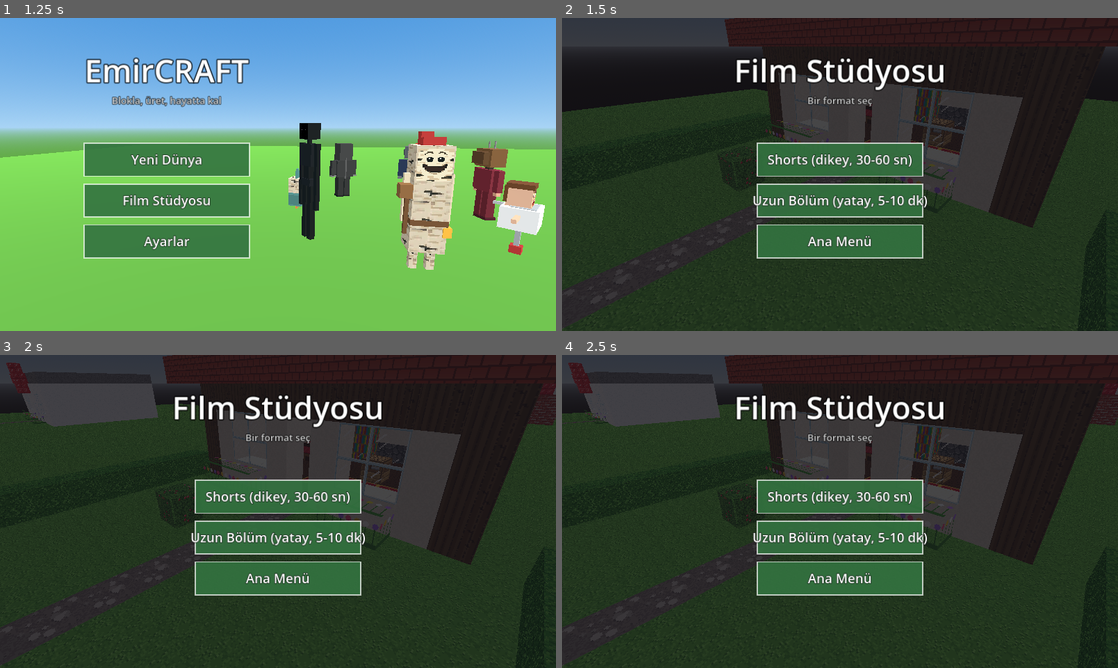
Above: before the commit, frames 1-4 (two rows, left to right).
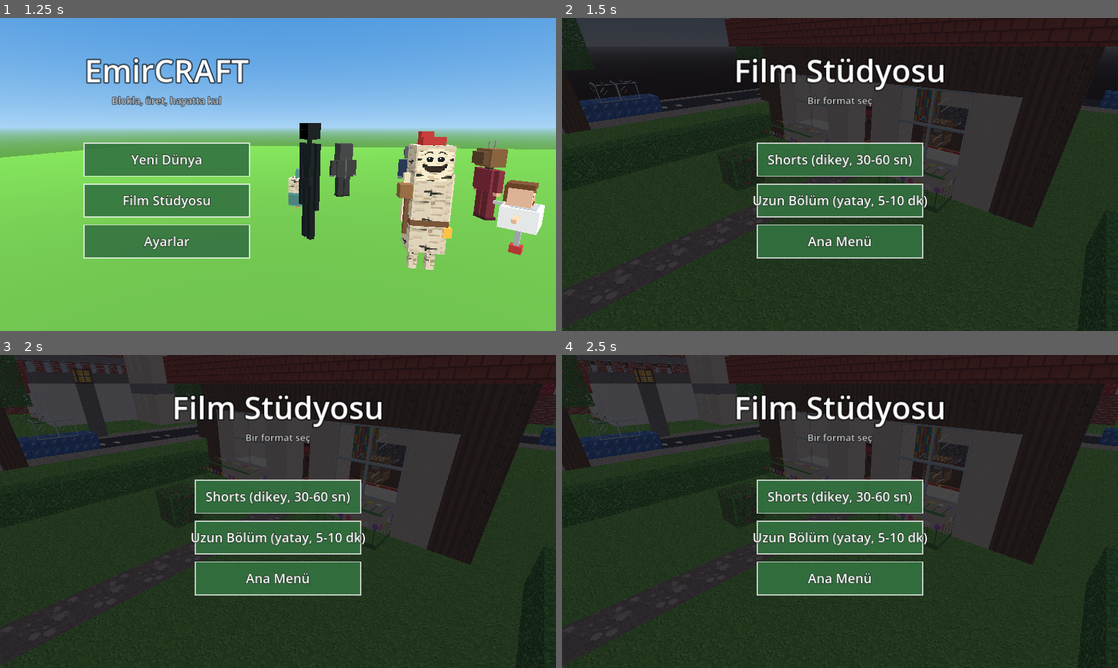
Above: after the commit, the same moments.

Repository: exposhoes/test-project
Game: Godot game, scene res://scenes/menu.tscn
Same seed, same stepped clock (60 frames per second), same inputs: the game is played once before the commit and once after it.
Inputs (mouse positions are in pixels of both pictures, inside the frame that each line leads up to):
- Up to frame 1 (1.25 s): tap Enter at 0.5 s; move the mouse to (400, 158) at 0.52 s; hold D from 0.53 s (still down); tap E at 0.6 s; click (400, 158) at 0.67 s; tap Space at 0.77 s
- Up to frame 2 (1.5 s): release D at 1.25 s; drag from (728, 190) to (812, 237) at 1.27 s
- Up to frame 3 (2 s): no input
- Up to frame 4 (2.5 s): move the mouse to (895, 442) at 2.02 s; hold D from 2.03 s (still down); tap 1 at 2.1 s

Frame 1 is identical in both runs. In frame 2, 2.9% of the frame differs, in the area x 0-100%, y 0-38%; in frame 3, 4.7%; in frame 4, 4.9%.

Commit message:
feat: setler gerçek bir şehrin içinde — caddeler, kaldırımlar, apartmanlar, dükkânlar, arabalar
Yeni bloklar: ASPHALT, ROAD_LINE, SIDEWALK, CONCRETE. Chunk üretimi parça başına gruplanmış bloklarla hızlandı.
Ekran kanıtları: production/qa/evidence/sehir_hava, sehir_cadde, sehir_ev_onu.

Task: docs/PLAN.md madde 10 (film seti)

Co-Authored-By: Claude Opus 5.5 (1M context) <noreply@anthropic.com>
Claude-Session: https://claude.ai/code/session_01KRhNwPxmVH81aTY9jHD8HA

Diff:
--- a/scripts/film/film_sets.gd
+++ b/scripts/film/film_sets.gd
@@ -15,6 +15,10 @@
 	"park": Vector3i(40, GROUND + 1, -36),
 	"saha": Vector3i(-40, GROUND + 1, -36),
 }
+## Şehrin kapladığı alan (x, z); ağaçlar bunun dışında çıkar.
+const CITY_MIN := Vector2i(-64, -56)
+const CITY_MAX := Vector2i(100, 52)
+
 ## Setlerdeki adlandırılmış noktalar (köşeye göre, blok ortası için .5).
 const POINTS := {
 	"ev": {
@@ -98,15 +102,23 @@
 }
 
 var _blocks := {}  # Vector3i -> blok id
+var _by_chunk := {}  # Vector2i (chunk) -> [[Vector3i, id], ...]; chunk üretimi hızlı olsun
 
 
 func _init() -> void:
+	_build_city()
 	_build_house(SETS["ev"])
 	_build_school(SETS["okul"])
 	_build_hospital(SETS["hastane"])
 	_build_shop(SETS["bakkal"])
 	_build_park(SETS["park"])
 	_build_field(SETS["saha"])
+	_connect_sets()
+	for pos: Vector3i in _blocks:
+		var key := Vector2i(floori(pos.x / float(Chunk.SIZE)), floori(pos.z / float(Chunk.SIZE)))
+		if not _by_chunk.has(key):
+			_by_chunk[key] = []
+		_by_chunk[key].append([pos, _blocks[pos]])
 
 
 ## Set noktasının dünya konumu: "ev.yatak" ya da doğrudan Vector3.
@@ -148,11 +160,10 @@
 							var lz := z + dz
 							if lx >= 0 and lx < Chunk.SIZE and lz >= 0 and lz < Chunk.SIZE and (dx != 0 or dz != 0 or dy == 5):
 								chunk.set_local(lx, GROUND + 1 + dy, lz, Blocks.LEAVES)
-	for pos: Vector3i in _blocks:
-		var lx := pos.x - base.x
-		var lz := pos.z - base.z
-		if lx >= 0 and lx < Chunk.SIZE and lz >= 0 and lz < Chunk.SIZE:
-			chunk.set_local(lx, pos.y, lz, _blocks[pos])
+	var key := Vector2i(floori(base.x / float(Chunk.SIZE)), floori(base.z / float(Chunk.SIZE)))
+	for entry: Array in _by_chunk.get(key, []):
+		var pos: Vector3i = entry[0]
+		chunk.set_local(pos.x - base.x, pos.y, pos.z - base.z, entry[1])
 
 
 func _tree_spot(g: Vector2i) -> bool:
@@ -161,7 +172,7 @@
 	if lx < 3 or lx > 12 or lz < 3 or lz > 12:
 		return false
 	# Setlerin ve önlerindeki yolun çevresi boş kalsın.
-	if g.x > -48 and g.x < 72 and g.y > -48 and g.y < 32:
+	if g.x > CITY_MIN.x - 8 and g.x < CITY_MAX.x + 8 and g.y > CITY_MIN.y - 8 and g.y < CITY_MAX.y + 8:
 		return false
 	return (hash(g) % 23) == 0
 
@@ -459,3 +470,180 @@
 			if not is_free(Vector3i(floori(q.x + off.x), y, floori(q.z + off.y))):
 				return false
 	return true
+
+
+# --- Şehir: setler gerçek bir mahallenin içinde dursun (yollar, kaldırımlar, apartmanlar, dükkânlar). ---
+
+const AVENUES_Z := [25, -16]   # doğu-batı caddeleri (4 şeritlik asfaltın ilk z'si)
+const STREETS_X := [-15, 28, 76]  # kuzey-güney sokakları (asfaltın ilk x'i)
+const WALLS := [Blocks.BRICKS, Blocks.PLASTER, Blocks.CONCRETE, Blocks.SNOW, Blocks.YELLOW_WALLPAPER, Blocks.BRICKS]
+const CAR_COLORS := [Blocks.TOY_BRICK_RED, Blocks.TOY_BRICK_BLUE, Blocks.TOY_BRICK_YELLOW, Blocks.SNOW]
+const Y0 := GROUND + 1
+
+
+func _build_city() -> void:
+	var o := Vector3i(0, Y0, 0)
+	# Kaldırımlar önce, asfalt üstüne; kavşaklarda asfalt kazanır.
+	for az: int in AVENUES_Z:
+		_fill(o, Vector3i(CITY_MIN.x, -1, az - 2), Vector3i(CITY_MAX.x, -1, az + 5), Blocks.SIDEWALK)
+	for sx: int in STREETS_X:
+		_fill(o, Vector3i(sx - 2, -1, CITY_MIN.y), Vector3i(sx + 5, -1, CITY_MAX.y), Blocks.SIDEWALK)
+	for az: int in AVENUES_Z:
+		_fill(o, Vector3i(CITY_MIN.x, -1, az), Vector3i(CITY_MAX.x, -1, az + 3), Blocks.ASPHALT)
+		for x in range(CITY_MIN.x, CITY_MAX.x + 1):
+			if posmod(x, 4) < 2 and not _near_street(x):
+				_put(o + Vector3i(x, -1, az + 2), Blocks.ROAD_LINE)
+	for sx: int in STREETS_X:
+		_fill(o, Vector3i(sx, -1, CITY_MIN.y), Vector3i(sx + 3, -1, CITY_MAX.y), Blocks.ASPHALT)
+		for z in range(CITY_MIN.y, CITY_MAX.y + 1):
+			if posmod(z, 4) < 2 and not _near_avenue(z):
+				_put(o + Vector3i(sx + 2, -1, z), Blocks.ROAD_LINE)
+	# Sokak lambaları ve kaldırım ağaçları.
+	for az: int in AVENUES_Z:
+		for x in range(CITY_MIN.x + 4, CITY_MAX.x, 12):
+			if not _near_street(x):
+				_lamp(o + Vector3i(x, 0, az - 2))
+				_lamp(o + Vector3i(x + 6, 0, az + 5))
+		for x in range(CITY_MIN.x + 10, CITY_MAX.x, 12):
+			if not _near_street(x):
+				_tree(o + Vector3i(x, 0, az + 5))
+	for sx: int in STREETS_X:
+		for z in range(CITY_MIN.y + 4, CITY_MAX.y, 12):
+			if not _near_avenue(z):
+				_lamp(o + Vector3i(sx - 2, 0, z))
+				_tree(o + Vector3i(sx + 5, 0, z + 6))
+	# Park etmiş arabalar.
+	var i := 0
+	for az: int in AVENUES_Z:
+		for x in range(CITY_MIN.x + 7, CITY_MAX.x - 4, 17):
+			if not _near_street(x) and not _near_street(x + 3):
+				_car(o + Vector3i(x, 0, az + (0 if i % 2 == 0 else 2)), CAR_COLORS[i % CAR_COLORS.size()], true)
+			i += 1
+	for sx: int in STREETS_X:
+		for z in range(CITY_MIN.y + 9, CITY_MAX.y - 4, 19):
+			if not _near_avenue(z) and not _near_avenue(z + 3):
+				_car(o + Vector3i(sx + (0 if i % 2 == 0 else 2), 0, z), CAR_COLORS[i % CAR_COLORS.size()], false)
+			i += 1
+	# Kuzey sırası: caddeye bakan apartmanlar ve altı dükkânlı binalar.
+	_row(Vector2i(-62, 32), Vector2i(-20, 32), -1)
+	_row(Vector2i(-8, 32), Vector2i(24, 32), -1)
+	_row(Vector2i(35, 32), Vector2i(72, 32), -1)
+	_row(Vector2i(83, 32), Vector2i(98, 32), -1)
+	# Güney sırası.
+	_row(Vector2i(-62, -40), Vector2i(-20, -40), 1)
+	_row(Vector2i(-8, -40), Vector2i(24, -40), 1)
+	_row(Vector2i(35, -40), Vector2i(72, -40), 1)
+	_row(Vector2i(83, -40), Vector2i(98, -40), 1)
+	# Setlerin aralarındaki boş parseller.
+	_building(Vector3i(14, Y0, -8), Vector2i(10, 10), 4, 0, true, -1)
+	_building(Vector3i(14, Y0, 6), Vector2i(10, 12), 2, 1, true, 1)
+	_building(Vector3i(35, Y0, -8), Vector2i(10, 10), 5, 2, false, -1)
+	_building(Vector3i(35, Y0, 6), Vector2i(10, 12), 3, 3, true, 1)
+	_building(Vector3i(67, Y0, -8), Vector2i(7, 26), 4, 4, false, 1)
+	_building(Vector3i(-59, Y0, -8), Vector2i(14, 26), 5, 5, false, 1)
+	_building(Vector3i(-8, Y0, -8), Vector2i(4, 10), 2, 0, true, -1)
+	_building(Vector3i(-25, Y0, -8), Vector2i(6, 10), 3, 1, true, -1)
+	_building(Vector3i(14, Y0, -36), Vector2i(10, 14), 4, 2, true, 1)
+	_building(Vector3i(59, Y0, -36), Vector2i(14, 14), 5, 3, false, 1)
+	_building(Vector3i(-59, Y0, -36), Vector2i(14, 14), 3, 4, true, 1)
+	_building(Vector3i(-8, Y0, -36), Vector2i(4, 14), 2, 5, true, 1)
+	_building(Vector3i(83, Y0, -8), Vector2i(12, 26), 6, 0, false, -1)
+
+
+func _connect_sets() -> void:
+	# Setlerin bahçe yolları caddelere bağlansın.
+	var o := Vector3i(0, Y0, 0)
+	_fill(o, Vector3i(4, -1, 17), Vector3i(4, -1, 22), Blocks.GRAVEL)
+	_fill(o, Vector3i(55, -1, 20), Vector3i(56, -1, 22), Blocks.GRAVEL)
+	_fill(o, Vector3i(-34, -1, 15), Vector3i(-34, -1, 22), Blocks.GRAVEL)
+	_fill(o, Vector3i(5, -1, -22), Vector3i(5, -1, -19), Blocks.GRAVEL)
+
+
+func _near_street(x: int) -> bool:
+	for sx: int in STREETS_X:
+		if x >= sx - 3 and x <= sx + 6:
+			return true
+	return false
+
+
+func _near_avenue(z: int) -> bool:
+	for az: int in AVENUES_Z:
+		if z >= az - 3 and z <= az + 6:
+			return true
+	return false
+
+
+## Bir sıra bina: from.x'ten to.x'e, cephesi caddeye (face: -1 kuzey sırası güneye bakar, 1 güney sırası kuzeye).
+func _row(from: Vector2i, to: Vector2i, face: int) -> void:
+	var x := from.x
+	var k := hash(from) % 7
+	while x + 8 <= to.x:
+		var w := 8 + (k % 3) * 2
+		if x + w > to.x:
+			w = to.x - x
+		var depth := 10
+		var z := from.y if face == -1 else from.y - depth + 1
+		_building(Vector3i(x, Y0, z), Vector2i(w, depth), 3 + (k * 5) % 4, k, k % 2 == 0, face)
+		x += w + 2
+		k += 1
+
+
+## Apartman: her kat 4 blok; pencereler, düz çatı ve korkuluk. shop=true ise zemin kat camlı dükkân ve tente.
+## face: kapının olduğu cephe (-1: düşük z tarafı, 1: yüksek z tarafı).
+func _building(c: Vector3i, size: Vector2i, floors: int, style: int, shop: bool, face: int) -> void:
+	var wall: int = WALLS[posmod(style, WALLS.size())]
+	var h := floors * 4
+	var o := Vector3i.ZERO
+	var a := c
+	var b := c + Vector3i(size.x - 1, h - 1, size.y - 1)
+	_fill(o, Vector3i(a.x, a.y - 1, a.z), Vector3i(b.x, a.y - 1, b.z), Blocks.CONCRETE)
+	_walls(o, a, b, wall)
+	for f in floors:
+		var fy := a.y + f * 4
+		if f > 0:
+			_fill(o, Vector3i(a.x + 1, fy - 1, a.z + 1), Vector3i(b.x - 1, fy - 1, b.z - 1), Blocks.PLANKS)
+		# Pencereler (her iki blokta bir, iki blok yüksek).
+		for x in range(a.x + 1, b.x, 2):
+			_fill(o, Vector3i(x, fy + 1, a.z), Vector3i(x, fy + 2, a.z), Blocks.GLASS)
+			_fill(o, Vector3i(x, fy + 1, b.z), Vector3i(x, fy + 2, b.z), Blocks.GLASS)
+		for z in range(a.z + 1, b.z, 2):
+			_fill(o, Vector3i(a.x, fy + 1, z), Vector3i(a.x, fy + 2, z), Blocks.GLASS)
+			_fill(o, Vector3i(b.x, fy + 1, z), Vector3i(b.x, fy + 2, z), Blocks.GLASS)
+		# Kat arası kuşak.
+		_walls(o, Vector3i(a.x, fy + 3, a.z), Vector3i(b.x, fy + 3, b.z), Blocks.CONCRETE if wall != Blocks.CONCRETE else Blocks.STONE)
+	# Çatı ve korkuluk, çatıda su deposu.
+	_fill(o, Vector3i(a.x, b.y + 1, a.z), Vector3i(b.x, b.y + 1, b.z), Blocks.CONCRETE)
+	_walls(o, Vector3i(a.x, b.y + 2, a.z), Vector3i(b.x, b.y + 2, b.z), Blocks.STONE)
+	_put(Vector3i(a.x + 2, b.y + 2, a.z + 2), Blocks.FURNACE)
+	var fz := a.z if face == -1 else b.z
+	var out := -1 if face == -1 else 1
+	var mid := a.x + size.x / 2
+	if shop:
+		# Camlı vitrin, çizgili tente, içi ışıklı.
+		_fill(o, Vector3i(a.x + 1, a.y, fz), Vector3i(b.x - 1, a.y + 2, fz), Blocks.GLASS)
+		var awning: int = [Blocks.TOY_BRICK_RED, Blocks.TOY_BRICK_BLUE, Blocks.TOY_BRICK_YELLOW][posmod(style, 3)]
+		for x in range(a.x, b.x + 1):
+			_put(Vector3i(x, a.y + 3, fz + out), awning if x % 2 == 0 else Blocks.SNOW)
+		_put(Vector3i(mid, a.y + 2, fz - out), Blocks.CEILING_LIGHT)
+		_fill(o, Vector3i(a.x + 1, a.y, fz - out * (size.y - 2)), Vector3i(b.x - 1, a.y + 1, fz - out * (size.y - 2)), Blocks.BOOKSHELF)
+	_fill(o, Vector3i(mid, a.y, fz), Vector3i(mid, a.y + 1, fz), Blocks.AIR)
+	_put(Vector3i(mid, a.y + 2, fz + out), Blocks.LANTERN)
+
+
+func _lamp(p: Vector3i) -> void:
+	_fill(Vector3i.ZERO, p, p + Vector3i(0, 3, 0), Blocks.STONE)
+	_put(p + Vector3i(0, 4, 0), Blocks.LANTERN)
+
+
+func _tree(p: Vector3i) -> void:
+	_fill(Vector3i.ZERO, p, p + Vector3i(0, 3, 0), Blocks.LOG)
+	_fill(Vector3i.ZERO, p + Vector3i(-1, 3, -1), p + Vector3i(1, 5, 1), Blocks.LEAVES)
+	_put(p + Vector3i(0, 3, 0), Blocks.LOG)
+
+
+## Basit blok araba: renkli gövde, camlı kabin, koyu tekerlek izi. along_x: yol doğu-batı.
+func _car(p: Vector3i, color: int, along_x: bool) -> void:
+	var l := Vector3i(3, 0, 1) if along_x else Vector3i(1, 0, 3)
+	_fill(Vector3i.ZERO, p, p + l, color)
+	var cab := p + (Vector3i(1, 1, 0) if along_x else Vector3i(0, 1, 1))
+	_fill(Vector3i.ZERO, cab, cab + (Vector3i(1, 0, 1) if along_x else Vector3i(1, 0, 1)), Blocks.GLASS)
--- a/scripts/film/film_studio.gd
+++ b/scripts/film/film_studio.gd
@@ -42,7 +42,7 @@
 	_setup_environment()
 	add_child(world)
 	add_child(voice)
-	world.render_distance = 3
+	world.render_distance = 4
 	world.generator = FilmSets.new()
 	camera.fov = 62.0
 	camera.far = 200.0
--- a/scripts/world/block_atlas.gd
+++ b/scripts/world/block_atlas.gd
@@ -132,5 +132,11 @@
 				var bloom := Vector2(x % 8, y).distance_to(Vector2(4, 10)) < 2.5
 				var petal: Color = [Color("ff5a8a"), Color("ffd23f"), Color("ffffff"), Color("b07aff")][(x / 8) % 4]
 				c = petal if bloom else (base if stem or y > 26 else Color.TRANSPARENT)
+			elif texture_name == "road_line" and x >= 3 and x < 29 and y >= 10 and y < 22:
+				c = Color("f2f2e8")
+			elif texture_name == "sidewalk" and (x % 16 == 0 or y % 16 == 0):
+				c = base.darkened(0.25)
+			elif texture_name == "concrete" and y % 16 == 15:
+				c = base.darkened(0.2)
 			img.set_pixel(x, y, c)
 	return img
--- a/scripts/world/blocks.gd
+++ b/scripts/world/blocks.gd
@@ -45,6 +45,10 @@
 	RUG,
 	DARK_PLANKS,
 	FLOWERS,
+	ASPHALT,
+	ROAD_LINE,
+	SIDEWALK,
+	CONCRETE,
 }
 
 ## Yüz yönleri: +X, -X, +Y, -Y, +Z, -Z
@@ -92,6 +96,10 @@
 	RUG: {"name": "Halı", "all": "rug"},
 	DARK_PLANKS: {"name": "Koyu Tahta", "all": "dark_planks"},
 	FLOWERS: {"name": "Çiçek", "all": "flowers", "transparent": true},
+	ASPHALT: {"name": "Asfalt", "all": "asphalt"},
+	ROAD_LINE: {"name": "Yol Çizgisi", "all": "road_line"},
+	SIDEWALK: {"name": "Kaldırım", "all": "sidewalk"},
+	CONCRETE: {"name": "Beton", "all": "concrete"},
 }
 
 ## Görsel gelene kadar kullanılan geçici renkler (doku adı -> renk).
@@ -142,6 +150,10 @@
 	"rug": Color("b3262e"),
 	"dark_planks": Color("5a3b22"),
 	"flowers": Color("3f8a2e"),
+	"asphalt": Color("3a3c40"),
+	"road_line": Color("3a3c40"),
+	"sidewalk": Color("b9b5ad"),
+	"concrete": Color("9ea3a8"),
 }
 
 
Binary file added: production/qa/evidence/sehir_cadde.png
Binary file added: production/qa/evidence/sehir_ev_onu.png
Binary file added: production/qa/evidence/sehir_hava.png
